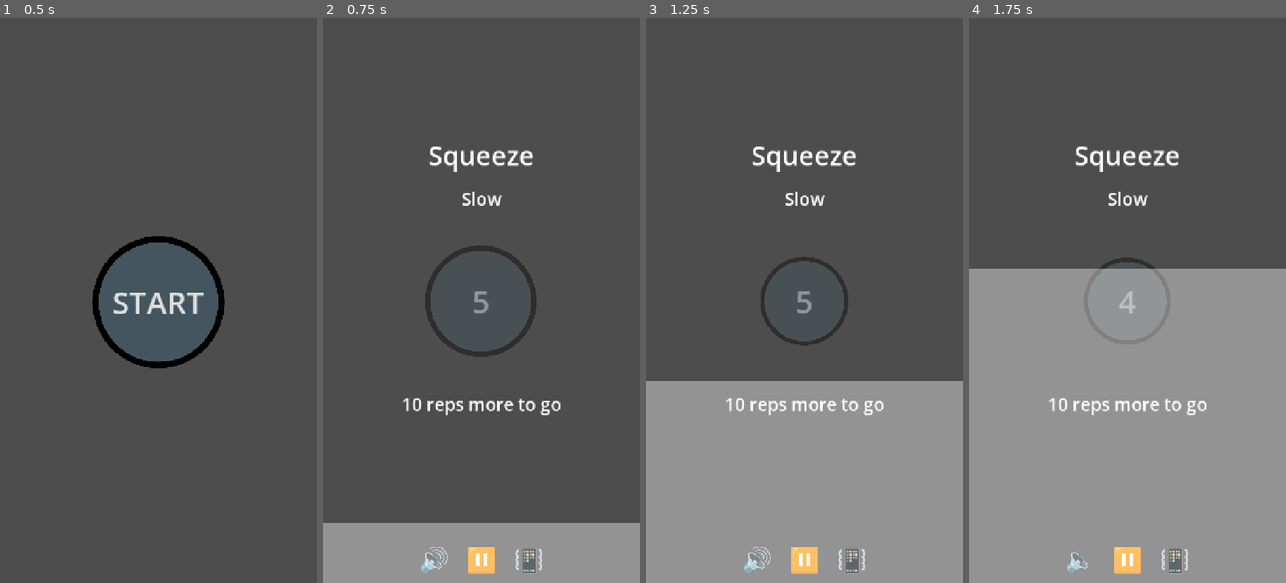
Above: before the commit, frames 1-4 (left to right).
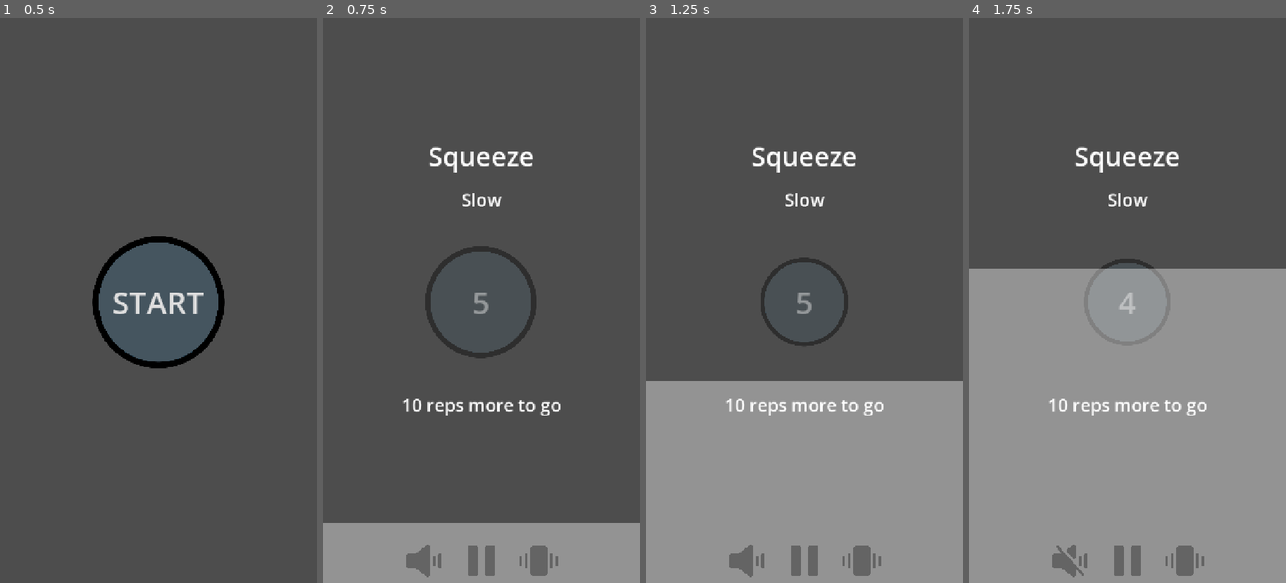
Above: after the commit, the same moments.

Repository: francocurotto/Kegels
Game: Godot game, scene res://app.tscn
The game is run twice, just before and just after one commit, with the same random seed, the same clock (stepped at 60 frames per second) and the same inputs.
Inputs (mouse positions are in pixels of both pictures, inside the frame that each line leads up to; where the layout moved, square brackets give the same spot in the first picture):
- Up to frame 1 (0.5 s): no input
- Up to frame 2 (0.75 s): click "START" at 0.5 s
- Up to frame 3 (1.25 s): no input
- Up to frame 4 (1.75 s): click (1070, 560) [1079, 560] at 1.25 s

Frame 1 is identical in both runs. In frame 2, 2.3% of the frame differs, in the area x 25-75%, y 22-99%; in frame 3, 2.1%; in frame 4, 2.0%.

Commit message:
add options icons

Diff:
--- a/app.gd
+++ b/app.gd
@@ -10,6 +10,14 @@
 var tween
 var size_rest
 var size_squeeze
+
+# onready variables
+@onready var play_icon = preload("res://assets/icons/play.svg")
+@onready var pause_icon = preload("res://assets/icons/pause.svg")
+@onready var speaker_off_icon = preload("res://assets/icons/speaker-off.svg")
+@onready var speaker_on_icon = preload("res://assets/icons/speaker-on.svg")
+@onready var vibrate_off_icon = preload("res://assets/icons/vibrate-off.svg")
+@onready var vibrate_on_icon = preload("res://assets/icons/vibrate-on.svg")
 
 func _ready() -> void:
 	var button_y = %ButtonMargin.custom_minimum_size.y
@@ -88,23 +96,23 @@
 
 func _on_speaker_button_toggled(toggled_on: bool) -> void:
 	if toggled_on:
-		%SpeakerButton.text = "🔊"
+		%SpeakerButton.icon = speaker_on_icon
 	else:
-		%SpeakerButton.text = "🔈"
+		%SpeakerButton.icon = speaker_off_icon
 
 
 func _on_pause_button_toggled(toggled_on: bool) -> void:
 	if toggled_on:
-		%PauseButton.text = "▶️"
+		%PauseButton.icon = play_icon
 		tween.pause()
 		$Timer.paused = true
 	else:
-		%PauseButton.text = "⏸️"
+		%PauseButton.icon = pause_icon
 		tween.play()
 		$Timer.paused = false
 
 func _on_vibrate_button_toggled(toggled_on: bool) -> void:
 	if toggled_on:
-		%VibrateButton.text = "📳"
+		%VibrateButton.icon = vibrate_on_icon
 	else:
-		%VibrateButton.text = "📱"
+		%VibrateButton.icon = vibrate_off_icon
--- a/app.tscn
+++ b/app.tscn
@@ -2,6 +2,9 @@
 
 [ext_resource type="Script" uid="uid://dmf1ux0qhiowg" path="res://app.gd" id="1_j6dmo"]
 [ext_resource type="Texture2D" uid="uid://2sxvlg8f7qh5" path="res://circle.svg" id="2_qbwvd"]
+[ext_resource type="Texture2D" uid="uid://b1h83s3q2qvgu" path="res://assets/icons/speaker-on.svg" id="3_nee2x"]
+[ext_resource type="Texture2D" uid="uid://cssig7qhlyew5" path="res://assets/icons/pause.svg" id="4_v7vdx"]
+[ext_resource type="Texture2D" uid="uid://d0tidp58gebpw" path="res://assets/icons/vibrate-on.svg" id="5_atqe7"]
 
 [node name="App" type="Control" unique_id=1113400781]
 layout_mode = 3
@@ -73,29 +76,35 @@
 
 [node name="SpeakerButton" type="Button" parent="GUIs/OptionsGUI/OptionsRow" unique_id=996592813]
 unique_name_in_owner = true
+custom_minimum_size = Vector2(100, 0)
 layout_mode = 2
 theme_override_font_sizes/font_size = 70
 toggle_mode = true
 button_pressed = true
-text = "🔊"
+icon = ExtResource("3_nee2x")
 flat = true
+expand_icon = true
 
 [node name="PauseButton" type="Button" parent="GUIs/OptionsGUI/OptionsRow" unique_id=860466066]
 unique_name_in_owner = true
+custom_minimum_size = Vector2(100, 0)
 layout_mode = 2
 theme_override_font_sizes/font_size = 70
 toggle_mode = true
-text = "⏸️"
+icon = ExtResource("4_v7vdx")
 flat = true
+expand_icon = true
 
 [node name="VibrateButton" type="Button" parent="GUIs/OptionsGUI/OptionsRow" unique_id=770655337]
 unique_name_in_owner = true
+custom_minimum_size = Vector2(100, 0)
 layout_mode = 2
 theme_override_font_sizes/font_size = 70
 toggle_mode = true
 button_pressed = true
-text = "📳"
+icon = ExtResource("5_atqe7")
 flat = true
+expand_icon = true
 
 [node name="Curtains" type="VBoxContainer" parent="." unique_id=1766888481]
 layout_mode = 1
--- /dev/null
+++ b/assets/icons/pause.svg
@@ -0,0 +1,4 @@
+<?xml version="1.0" encoding="utf-8"?><!-- Uploaded to: SVG Repo, www.svgrepo.com, Generator: SVG Repo Mixer Tools -->
+<svg fill="#000000" width="800px" height="800px" viewBox="0 0 256 256" id="Flat" xmlns="http://www.w3.org/2000/svg">
+  <path d="M216,48V208a16.01833,16.01833,0,0,1-16,16H164a16.01833,16.01833,0,0,1-16-16V48a16.01833,16.01833,0,0,1,16-16h36A16.01833,16.01833,0,0,1,216,48ZM92,32H56A16.01833,16.01833,0,0,0,40,48V208a16.01833,16.01833,0,0,0,16,16H92a16.01833,16.01833,0,0,0,16-16V48A16.01833,16.01833,0,0,0,92,32Z"/>
+</svg>
--- /dev/null
+++ b/assets/icons/play.svg
@@ -0,0 +1,4 @@
+<?xml version="1.0" encoding="utf-8"?><!-- Uploaded to: SVG Repo, www.svgrepo.com, Generator: SVG Repo Mixer Tools -->
+<svg fill="#000000" width="800px" height="800px" viewBox="0 0 256 256" id="Flat" xmlns="http://www.w3.org/2000/svg">
+  <path d="M239.96875,128a15.9,15.9,0,0,1-7.65625,13.65625L88.34375,229.64062A15.9978,15.9978,0,0,1,64,215.99219V40.00781A15.99781,15.99781,0,0,1,88.34375,26.35937L232.3125,114.34375A15.9,15.9,0,0,1,239.96875,128Z"/>
+</svg>
--- /dev/null
+++ b/assets/icons/speaker-off.svg
@@ -0,0 +1,4 @@
+<?xml version="1.0" encoding="utf-8"?><!-- Uploaded to: SVG Repo, www.svgrepo.com, Generator: SVG Repo Mixer Tools -->
+<svg fill="#000000" width="800px" height="800px" viewBox="0 0 256 256" id="Flat" xmlns="http://www.w3.org/2000/svg">
+  <path d="M183.97656,152V104a8,8,0,0,1,16,0v48a8,8,0,1,1-16,0Zm40-72a8.00039,8.00039,0,0,0-8,8v80a8,8,0,1,0,16,0V88A8.00039,8.00039,0,0,0,223.97656,80ZM53.91992,34.61813A8.0006,8.0006,0,1,0,42.08008,45.3818L73.55127,80H32A16.01833,16.01833,0,0,0,16,96v64a16.01833,16.01833,0,0,0,16,16H77.25488l69.834,54.31445A7.99958,7.99958,0,0,0,160,224V175.09372l42.08008,46.28808a8.0006,8.0006,0,1,0,11.83984-10.76367Zm92.16016,77.59277A8.0004,8.0004,0,0,0,160,106.82907V32a7.99958,7.99958,0,0,0-12.91113-6.31446L107.23926,56.67965a7.99966,7.99966,0,0,0-1.00879,11.69629Z"/>
+</svg>
--- /dev/null
+++ b/assets/icons/speaker-on.svg
@@ -0,0 +1,4 @@
+<?xml version="1.0" encoding="utf-8"?><!-- Uploaded to: SVG Repo, www.svgrepo.com, Generator: SVG Repo Mixer Tools -->
+<svg fill="#000000" width="800px" height="800px" viewBox="0 0 256 256" id="Flat" xmlns="http://www.w3.org/2000/svg">
+  <path d="M159.99414,31.99707v192a7.99386,7.99386,0,0,1-12.90625,6.3125l-69.84375-54.3125h-45.25a16.01583,16.01583,0,0,1-16-16v-64a16.01583,16.01583,0,0,1,16-16h45.25l69.84375-54.3125a7.99451,7.99451,0,0,1,12.90625,6.3125Zm32,64.00293a8.00039,8.00039,0,0,0-8,8v48a8,8,0,0,0,16,0V104A8.00039,8.00039,0,0,0,191.99414,96Zm32-16a8.00039,8.00039,0,0,0-8,8v80a8,8,0,0,0,16,0V88A8.00039,8.00039,0,0,0,223.99414,80Z"/>
+</svg>
--- /dev/null
+++ b/assets/icons/vibrate-off.svg
@@ -0,0 +1,4 @@
+<?xml version="1.0" encoding="utf-8"?><!-- Uploaded to: SVG Repo, www.svgrepo.com, Generator: SVG Repo Mixer Tools -->
+<svg fill="#000000" width="800px" height="800px" viewBox="0 0 256 256" id="Flat" xmlns="http://www.w3.org/2000/svg">
+  <path d="M183.99951,56V200a24.0275,24.0275,0,0,1-24,24h-64a24.0275,24.0275,0,0,1-24-24V56a24.0275,24.0275,0,0,1,24-24h64A24.0275,24.0275,0,0,1,183.99951,56Zm24.00293,24a8.00039,8.00039,0,0,0-8,8v80a8,8,0,0,0,16,0V88A8.00039,8.00039,0,0,0,208.00244,80Zm32,16a8.00039,8.00039,0,0,0-8,8v48a8,8,0,0,0,16,0V104A8.00039,8.00039,0,0,0,240.00244,96ZM47.99951,80a8.00039,8.00039,0,0,0-8,8v80a8,8,0,0,0,16,0V88A8.00039,8.00039,0,0,0,47.99951,80Zm-32,16a8.00039,8.00039,0,0,0-8,8v48a8,8,0,0,0,16,0V104A8.00039,8.00039,0,0,0,15.99951,96Z"/>
+<line x1="20" y1="20" x2="236" y2="236" stroke="black" stroke-width="16" stroke-linecap="round"/></svg>
--- /dev/null
+++ b/assets/icons/vibrate-on.svg
@@ -0,0 +1,4 @@
+<?xml version="1.0" encoding="utf-8"?><!-- Uploaded to: SVG Repo, www.svgrepo.com, Generator: SVG Repo Mixer Tools -->
+<svg fill="#000000" width="800px" height="800px" viewBox="0 0 256 256" id="Flat" xmlns="http://www.w3.org/2000/svg">
+  <path d="M183.99951,56V200a24.0275,24.0275,0,0,1-24,24h-64a24.0275,24.0275,0,0,1-24-24V56a24.0275,24.0275,0,0,1,24-24h64A24.0275,24.0275,0,0,1,183.99951,56Zm24.00293,24a8.00039,8.00039,0,0,0-8,8v80a8,8,0,0,0,16,0V88A8.00039,8.00039,0,0,0,208.00244,80Zm32,16a8.00039,8.00039,0,0,0-8,8v48a8,8,0,0,0,16,0V104A8.00039,8.00039,0,0,0,240.00244,96ZM47.99951,80a8.00039,8.00039,0,0,0-8,8v80a8,8,0,0,0,16,0V88A8.00039,8.00039,0,0,0,47.99951,80Zm-32,16a8.00039,8.00039,0,0,0-8,8v48a8,8,0,0,0,16,0V104A8.00039,8.00039,0,0,0,15.99951,96Z"/>
+</svg>
Not shown, added: assets/icons/pause.svg.import
Not shown, added: assets/icons/play.svg.import
Not shown, added: assets/icons/speaker-off.svg.import
Not shown, added: assets/icons/speaker-on.svg.import
Not shown, added: assets/icons/vibrate-off.svg.import
Not shown, added: assets/icons/vibrate-on.svg.import
